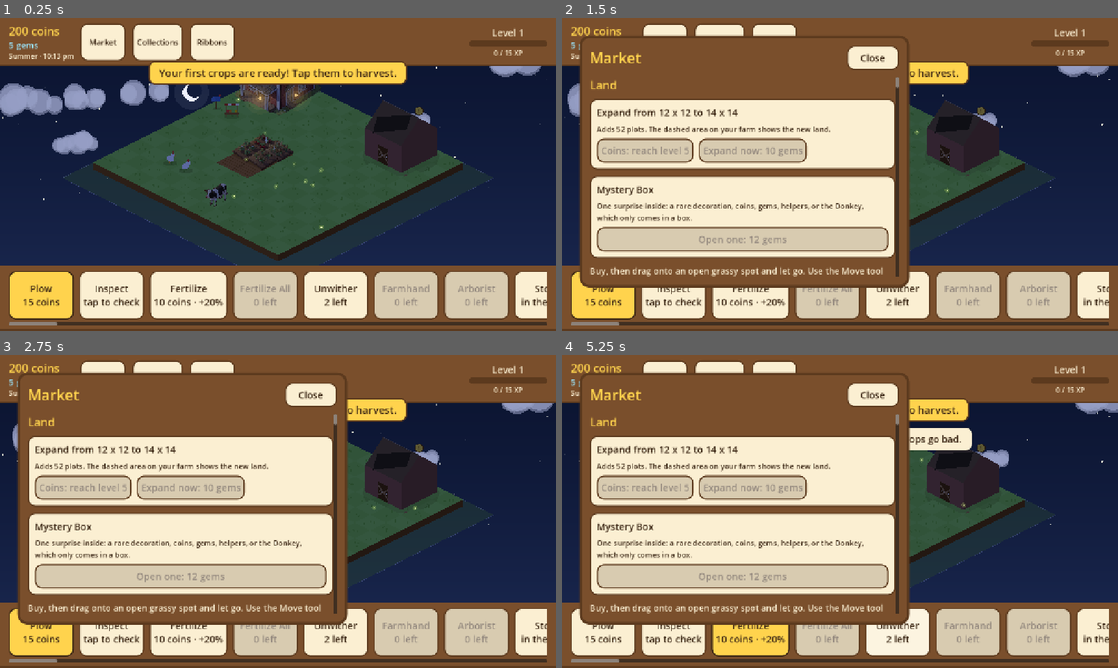
Above: before the commit, frames 1-4 (two rows, left to right).
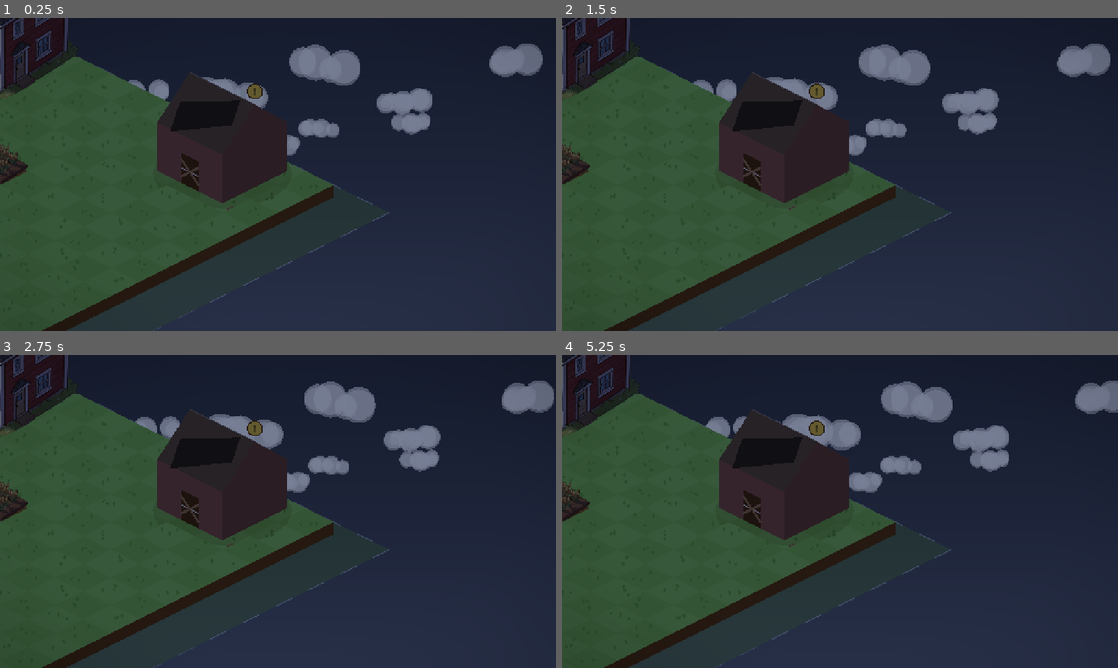
Above: after the commit, the same moments.

Repository: aniket-patra-1998/farm-game
Game: Godot game, scene res://scenes/main.tscn
The game is run twice, just before and just after one commit, with the same random seed, the same clock (stepped at 60 frames per second) and the same inputs.
Inputs (mouse positions are in pixels of both pictures, inside the frame that each line leads up to):
- Up to frame 1 (0.25 s): no input
- Up to frame 2 (1.5 s): click (667, 43) at 0.5 s, where only the run before the commit has a clickable "Market"; click (717, 43) at 1.25 s, where only the run before the commit has a clickable "Collections"
- Up to frame 3 (2.75 s): click (211, 380) at 2 s, where only the run before the commit has a clickable "Ribbons"
- Up to frame 4 (5.25 s): click (600, 633) at 2.75 s, where only the run before the commit has a clickable "Plow 15 coins"; click (673, 633) at 3.5 s, where only the run before the commit has a clickable "Inspect tap to check"; click (751, 633) at 4.25 s, where only the run before the commit has a clickable "Fertilize 10 coins · +20%"; click (895, 633) at 5 s, where only the run before the commit has a clickable "Unwither 2 left"

The runs differ from the first frame. In frame 1, 74% of the frame differs, in the area x 0-100%, y 0-100%; in frame 2, 81%; in frame 3, 81%; in frame 4, 82%.
Error after the commit: Parse Error: Cannot infer the type of "a" variable because the value doesn't have a set type. (res://scripts/weather_layer.gd:82)

Commit message:
Weather and lighting: rain, storm with lightning, fog, snow, cloud cover and drifting cloud shadows; colour grade (richer days, cool nights, warm low sun, fog haze); lit windows, lamps and fires at night and in storms
Weather is looks-only (FarmVille had none): one state per 3-hour block from the date, seasonal odds,
fading in and out. Screenshots for each time of day and weather.

Co-Authored-By: Claude Opus 5.5 <noreply@anthropic.com>
Claude-Session: https://claude.ai/code/session_014fNSr1566M9NhC2mwnPott

Diff:
--- a/autoload/game.gd
+++ b/autoload/game.gd
@@ -172,6 +172,7 @@
 var fertilizer_bags := 0           # free fertilizer, used before coins
 var egg_data := {}                 # data/mystery_eggs.json
 var box_data := {}                 # data/mystery_box.json
+var weather_override := ""         # force a weather state (screenshots, testing); "" = the real weather
 var bushels := {}                  # crop id -> bushels held, for crafting
 var goods := {}                    # recipe id -> crafted goods held
 var crafted := {}                  # recipe id -> lifetime crafts (recipe mastery)
@@ -2121,6 +2122,13 @@
 	objects_changed.emit()
 	plot_changed.emit(-1)
 	queue_save()
+
+
+# ---------------------------------------------------------------- weather
+
+## The weather right now (see Weather.current): looks only, FarmVille had none.
+func weather() -> Dictionary:
+	return Weather.current(now(), DayCycle.SEASON, DayCycle.local_hour(now(), DayCycle.device_bias_minutes()), weather_override)
 
 
 # ---------------------------------------------------------------- crafting (FarmVille's Bakery, Winery and Spa)
--- /dev/null
+++ b/scripts/cloud_shadows.gd
@@ -0,0 +1,42 @@
+class_name CloudShadows
+extends Node2D
+## Soft shadows of passing clouds drifting across the farm, drawn over the objects. Strongest on a
+## partly cloudy day with the sun out; gone when it's clear, overcast or night.
+
+const COUNT := 6
+
+var grid: FarmGrid
+var strength := 0.0  # set by main
+var _clouds: Array = [] # {u, v, r, speed}
+
+
+func _ready() -> void:
+	var rng := RandomNumberGenerator.new()
+	rng.seed = 311
+	for k in COUNT:
+		_clouds.append({"u": rng.randf(), "v": rng.randf(), "r": rng.randf_range(2.0, 4.0), "speed": rng.randf_range(0.006, 0.012)})
+
+
+func _process(delta: float) -> void:
+	for c in _clouds:
+		c["u"] = float(c["u"]) + float(c["speed"]) * delta
+		if float(c["u"]) > 1.3:
+			c["u"] = -0.3
+	if strength > 0.01:
+		queue_redraw()
+	elif visible:
+		queue_redraw()
+
+
+func _draw() -> void:
+	if strength <= 0.01 or grid == null:
+		return
+	var n := float(Game.farm_size)
+	for c in _clouds:
+		var center := grid.top_of_f(float(c["v"]) * n, float(c["u"]) * n)
+		var r: float = float(c["r"]) * 64.0
+		for ring in 5:
+			var k := 1.0 - ring * 0.18
+			draw_set_transform(center, 0.0, Vector2(1.0, 0.5))
+			draw_circle(Vector2.ZERO, r * k, Color(0.05, 0.08, 0.2, strength * 0.07))
+		draw_set_transform(Vector2.ZERO, 0.0, Vector2.ONE)
--- a/scripts/day_cycle.gd
+++ b/scripts/day_cycle.gd
@@ -10,16 +10,16 @@
 ## Colour keyframes through the day: hour -> sky top, sky horizon, light on the farm.
 ## The last entry repeats the first so midnight wraps smoothly.
 const KEYS := [
-	[0.0,   "#0b1430", "#1d2b55", "#5d6aa6"],
-	[4.5,   "#141f48", "#3a3f6e", "#6a7299"],
+	[0.0,   "#0b1430", "#1d2b55", "#6b78b4"],
+	[4.5,   "#141f48", "#3a3f6e", "#7680aa"],
 	[5.5,   "#4a6fb0", "#f6a96b", "#e2b08f"],
 	[7.0,   "#5fb1e8", "#cfe9f5", "#f4ecdb"],
 	[12.0,  "#3fa6ea", "#bfe6fa", "#ffffff"],
 	[16.5,  "#4aa3df", "#f3e2b0", "#fff3dc"],
 	[18.75, "#5c5fa8", "#ff9a5c", "#eba27c"],
 	[19.75, "#26305e", "#7a5a8a", "#8d84b2"],
-	[21.0,  "#0b1430", "#1d2b55", "#5d6aa6"],
-	[24.0,  "#0b1430", "#1d2b55", "#5d6aa6"],
+	[21.0,  "#0b1430", "#1d2b55", "#6b78b4"],
+	[24.0,  "#0b1430", "#1d2b55", "#6b78b4"],
 ]
 
 
--- a/scripts/hud.gd
+++ b/scripts/hud.gd
@@ -452,7 +452,7 @@
 
 func _refresh_clock() -> void:
 	var hour := DayCycle.local_hour(Game.now(), DayCycle.device_bias_minutes())
-	_clock_label.text = "%s · %s" % [DayCycle.SEASON, DayCycle.clock_text(hour)]
+	_clock_label.text = "%s · %s · %s" % [DayCycle.SEASON, Game.weather()["name"], DayCycle.clock_text(hour)]
 
 
 func _refresh_seed_buttons() -> void:
--- a/scripts/main.gd
+++ b/scripts/main.gd
@@ -14,6 +14,9 @@
 var sky: SkyLayer
 var light: CanvasModulate  # tints the whole farm for the time of day
 var night: NightGlow
+var shadows: CloudShadows
+var grade: ColorRect       # colour grade over the farm and sky
+var weather_fx: WeatherLayer
 
 var _base_zoom := 1.0       # zoom that shows the whole farm; also the furthest out
 var _touches := {}          # finger index -> screen position
@@ -30,6 +33,24 @@
 
 	grid = FarmGrid.new()
 	add_child(grid)
+
+	shadows = CloudShadows.new()
+	shadows.grid = grid
+	add_child(shadows)
+
+	var grade_layer := CanvasLayer.new()
+	grade_layer.layer = 1
+	add_child(grade_layer)
+	grade = ColorRect.new()
+	grade.set_anchors_preset(Control.PRESET_FULL_RECT)
+	grade.mouse_filter = Control.MOUSE_FILTER_IGNORE
+	var mat := ShaderMaterial.new()
+	mat.shader = load("res://shaders/grade.gdshader")
+	grade.material = mat
+	grade_layer.add_child(grade)
+
+	weather_fx = WeatherLayer.new()
+	add_child(weather_fx)
 
 	night = NightGlow.new()
 	night.grid = grid
@@ -72,9 +93,32 @@
 # ---------------------------------------------------------------- time of day
 
 func _process(_delta: float) -> void:
-	var look := DayCycle.sample(sky.hour)
-	light.color = look["light"]
-	night.dark = look["dark"]
+	var hour := sky.hour
+	var look := DayCycle.sample(hour)
+	var w := Game.weather()
+	var dark: float = look["dark"]
+	# Light on the farm: the time of day's colour, greyer and dimmer under cloud.
+	var l: Color = look["light"]
+	l = l.lerp(Color(l.v, l.v, l.v), float(w["desat"]) * 0.5).darkened(float(w["dim"]))
+	light.color = l
+	sky.weather = w
+	weather_fx.look = w
+	# Windows light up at night and in a dark storm.
+	night.dark = maxf(dark, clampf(float(w["dim"]) * 1.6 - 0.2, 0.0, 0.7))
+	# Cloud shadows need the sun out and some cloud about.
+	var sun := DayCycle.sun_progress(hour)
+	var cover: float = w["cover"]
+	shadows.strength = 0.0 if sun < 0.0 else (1.0 - dark) * clampf(1.0 - absf(cover - 0.45) / 0.4, 0.0, 1.0)
+	# Colour grade: richer by day, cool and soft at night, warm low sun, fog haze.
+	var m := grade.material as ShaderMaterial
+	m.set_shader_parameter("saturation", lerpf(1.1, 0.8, dark) * (1.0 - float(w["desat"])))
+	m.set_shader_parameter("contrast", lerpf(1.05, 0.95, dark))
+	m.set_shader_parameter("lift", Vector3(0.02, 0.035, 0.08) * dark)
+	var low := 0.0 if sun < 0.0 else pow(1.0 - sin(sun * PI), 3.0)  # 1 right at sunrise and sunset
+	m.set_shader_parameter("warm", Color(1.0, 0.62, 0.32, 0.45 * low * (1.0 - cover)))
+	m.set_shader_parameter("warm_from", Vector2(0.0 if sun < 0.5 else 1.0, 0.3))
+	m.set_shader_parameter("haze", Color(0.84, 0.87, 0.9, float(w["fog"]) * 0.75).lerp(Color(0.25, 0.3, 0.42, float(w["fog"]) * 0.6), dark))
+	m.set_shader_parameter("vignette", lerpf(0.18, 0.4, dark))
 
 
 # ---------------------------------------------------------------- zoom and move
--- a/scripts/night_glow.gd
+++ b/scripts/night_glow.gd
@@ -5,6 +5,18 @@
 ## doesn't dim them) but moves with the camera like the farm does.
 
 const FIREFLIES := 26
+## Light spots per object id: [along the front 0..1, height px, size].
+const LIGHTS := {
+	"farmhouse": [[0.25, 16, 1.0], [0.75, 30, 1.0]],
+	"log_cabin": [[0.7, 22, 0.9]],
+	"lamp_post": [[0.5, 46, 0.9]],
+	"bonfire": [[0.5, 8, 1.3]],
+	"bakery": [[0.3, 24, 1.0], [0.72, 34, 0.9]],
+	"winery": [[0.3, 22, 1.0]],
+	"spa": [[0.3, 24, 1.0], [0.75, 30, 0.8]],
+	"garage": [[0.7, 30, 0.8]],
+	"gazebo": [[0.5, 40, 0.7]],
+}
 
 var grid: FarmGrid
 var dark := 0.0
@@ -35,9 +47,11 @@
 	if dark <= 0.01 or grid == null:
 		return
 	var t := Time.get_ticks_msec() / 1000.0
-	# Warm light spilling from the farmhouse door and window.
+	# Warm light from windows, lamps and fires. Each spot: [where along the front (0 = left corner,
+	# 1 = right corner), height above the ground in px, size].
 	for o in Game.objects:
-		if o["id"] != "farmhouse":
+		var spots: Array = LIGHTS.get(o["id"], [])
+		if spots.is_empty():
 			continue
 		var fp := Game.footprint(o["id"])
 		var g := grid.corners_of(int(o["row"]), int(o["col"]), fp.x, fp.y)
@@ -45,13 +59,16 @@
 		var left := c.lerp(g[3], 0.78)
 		var right := c.lerp(g[1], 0.78)
 		var bottom := c.lerp(g[2], 0.78)
-		var door := left.lerp(bottom, 0.5) + Vector2(0, -16)
-		var window := bottom.lerp(right, 0.5) + Vector2(0, -30)
-		var flicker := 0.9 + 0.1 * sin(t * 3.1)
-		for spot in [door, window]:
+		var flicker := 0.9 + 0.1 * sin(t * 3.1 + float(o["uid"]))
+		for spot in spots:
+			var along: float = spot[0]
+			var at := (left.lerp(bottom, along * 2.0) if along <= 0.5 else bottom.lerp(right, along * 2.0 - 1.0)) + Vector2(0, -float(spot[1]))
+			var sz: float = spot[2]
+			var col: Color = Color(1.0, 0.55, 0.2) if o["id"] == "bonfire" else Color(1.0, 0.78, 0.4)
+			var fl := flicker if o["id"] != "bonfire" else 0.75 + 0.25 * sin(t * 9.0 + float(o["uid"]))
 			for r in 4:
-				_canvas.draw_circle(spot, 18.0 + r * 16.0, Color(1.0, 0.78, 0.4, dark * flicker * (0.16 - r * 0.035)))
-			_canvas.draw_circle(spot, 7.0, Color(1.0, 0.86, 0.55, dark * flicker * 0.9))
+				_canvas.draw_circle(at, (18.0 + r * 16.0) * sz, Color(col.r, col.g, col.b, dark * fl * (0.16 - r * 0.035)))
+			_canvas.draw_circle(at, 7.0 * sz, Color(1.0, 0.86, 0.55, dark * fl * 0.9))
 
 	# Fireflies wander slowly over the farm and blink.
 	var size := Game.farm_size
--- a/scripts/sky.gd
+++ b/scripts/sky.gd
@@ -4,10 +4,11 @@
 ## the sun and moon on their arcs, stars at night and drifting clouds.
 ## Drawn in screen space, so it stays put while the camera zooms and pans.
 
-const CLOUD_COUNT := 7
+const CLOUD_COUNT := 18  # all of them show when it's overcast; a few on a clear day
 const STAR_COUNT := 70
 
 var hour := 12.0
+var weather := {}  # from Weather.current, set by main
 var _canvas: Node2D
 var _clouds: Array = []   # {x, y, scale, speed, puffs:[Vector3(dx, dy, r)]}
 var _stars: Array = []    # Vector3(x 0..1, y 0..1, phase)
@@ -48,6 +49,12 @@
 	var dark: float = look["dark"]
 	var top: Color = look["top"]
 	var horizon: Color = look["horizon"]
+	var cover := float(weather.get("cover", 0.1))
+	var dim := float(weather.get("dim", 0.0))
+	# Cloud cover greys the sky; a storm darkens it.
+	var grey := Color("#9aa4b2").lerp(Color("#232836"), dark)
+	top = top.lerp(grey.darkened(dim), cover * 0.75)
+	horizon = horizon.lerp(grey.lightened(0.1).darkened(dim), cover * 0.7)
 
 	# Gradient: a few bands blended top to horizon (cheap and smooth enough at phone sizes).
 	var bands := 24
@@ -61,7 +68,7 @@
 			PackedColorArray([c0, c0, c1, c1]))
 
 	# Stars fade in after dusk and twinkle.
-	if dark > 0.05:
+	if dark > 0.05 and cover < 0.7:
 		var now_s := Time.get_ticks_msec() / 1000.0
 		for s in _stars:
 			var tw := 0.55 + 0.45 * sin(now_s * 1.7 + s.z)
@@ -76,21 +83,23 @@
 		var pos := Vector2(lerpf(size.x * 0.06, size.x * 0.94, sun_p), horizon_y - sin(sun_p * PI) * arc_h)
 		var low := 1.0 - sin(sun_p * PI) # 1 near the horizon
 		var core := Color("#fff6c8").lerp(Color("#ffb066"), low * 0.8)
+		core.a = clampf(1.2 - cover * 1.3, 0.0, 1.0)  # hidden behind thick cloud
 		for g in 4:
-			_canvas.draw_circle(pos, 34.0 + g * 18.0, Color(core.r, core.g, core.b, 0.10 - g * 0.02))
+			_canvas.draw_circle(pos, 34.0 + g * 18.0, Color(core.r, core.g, core.b, (0.10 - g * 0.02) * core.a))
 		_canvas.draw_circle(pos, 26.0, core)
 	var moon_p := DayCycle.moon_progress(hour)
-	if moon_p >= 0.0:
+	if moon_p >= 0.0 and cover < 0.75:
 		var mpos := Vector2(lerpf(size.x * 0.06, size.x * 0.94, moon_p), horizon_y - sin(moon_p * PI) * arc_h * 0.9)
 		_canvas.draw_circle(mpos, 40.0, Color(0.85, 0.9, 1.0, 0.08))
 		_canvas.draw_circle(mpos, 20.0, Color("#eef1ff"))
 		_canvas.draw_circle(mpos + Vector2(7, -5), 17.0, top.lerp(horizon, 0.3)) # crescent shadow
 
 	# Clouds take the light's colour: white by day, peach at sunset, slate at night.
-	var cloud_col := Color(1, 1, 1).lerp(look["light"], 0.65)
+	var cloud_col := Color(1, 1, 1).lerp(look["light"], 0.65).lerp(Color("#7d8796"), cover * 0.6).darkened(dim * 1.2)
 	cloud_col.a = 0.92 - 0.25 * dark
 	var shade := cloud_col.darkened(0.12)
-	for c in _clouds:
+	var shown := int(round(lerpf(5.0, float(CLOUD_COUNT), clampf(cover, 0.0, 1.0))))
+	for c in _clouds.slice(0, shown):
 		var base := Vector2(float(c["x"]) * size.x, float(c["y"]) * size.y)
 		var sc: float = c["scale"]
 		for puff in c["puffs"]:
--- /dev/null
+++ b/scripts/weather.gd
@@ -0,0 +1,69 @@
+class_name Weather
+extends RefCounted
+## The weather: one state per 3-hour block, picked from the date so it's the same every time you look,
+## easing in and out at the edges of each block. Pure functions, so they're easy to test.
+## Looks only for now (FarmVille had no weather); gameplay effects can hang off state() later.
+
+const BLOCK := 10800          # seconds per weather block (3 hours)
+const EASE := 1200            # seconds to fade between blocks (20 minutes)
+const STATES := ["clear", "partly_cloudy", "cloudy", "rain", "storm", "fog", "snow"]
+const NAMES := {"clear": "Sunny", "partly_cloudy": "Partly cloudy", "cloudy": "Cloudy", "rain": "Rain",
+	"storm": "Storm", "fog": "Fog", "snow": "Snow"}
+## How often each state comes up, by season. Fog only in the early morning, snow only in winter.
+const ODDS := {
+	"Summer": {"clear": 46, "partly_cloudy": 26, "cloudy": 11, "rain": 9, "storm": 3, "fog": 5},
+	"Spring": {"clear": 34, "partly_cloudy": 26, "cloudy": 14, "rain": 16, "storm": 4, "fog": 6},
+	"Autumn": {"clear": 30, "partly_cloudy": 24, "cloudy": 18, "rain": 16, "storm": 3, "fog": 9},
+	"Winter": {"clear": 28, "partly_cloudy": 20, "cloudy": 20, "rain": 4, "fog": 8, "snow": 20},
+}
+## What each state does to the picture, at full strength.
+const LOOKS := {
+	"clear":         {"cover": 0.10, "dim": 0.00, "desat": 0.00, "rain": 0.0, "snow": 0.0, "fog": 0.0, "lightning": 0.0},
+	"partly_cloudy": {"cover": 0.40, "dim": 0.04, "desat": 0.05, "rain": 0.0, "snow": 0.0, "fog": 0.0, "lightning": 0.0},
+	"cloudy":        {"cover": 0.80, "dim": 0.14, "desat": 0.22, "rain": 0.0, "snow": 0.0, "fog": 0.0, "lightning": 0.0},
+	"rain":          {"cover": 0.95, "dim": 0.22, "desat": 0.30, "rain": 0.7, "snow": 0.0, "fog": 0.10, "lightning": 0.0},
+	"storm":         {"cover": 1.00, "dim": 0.38, "desat": 0.40, "rain": 1.0, "snow": 0.0, "fog": 0.15, "lightning": 1.0},
+	"fog":           {"cover": 0.60, "dim": 0.08, "desat": 0.30, "rain": 0.0, "snow": 0.0, "fog": 0.75, "lightning": 0.0},
+	"snow":          {"cover": 0.85, "dim": 0.06, "desat": 0.25, "rain": 0.0, "snow": 0.8, "fog": 0.15, "lightning": 0.0},
+}
+
+
+## The state for the block holding this time (hour = local hour, for the fog rule).
+static func state_at(unix_time: int, season: String, hour: float) -> String:
+	var block := int(floor(unix_time / float(BLOCK)))
+	var rng := RandomNumberGenerator.new()
+	rng.seed = hash("weather-%d" % block)
+	var odds: Dictionary = ODDS.get(season, ODDS["Summer"])
+	var total := 0
+	for s in odds:
+		total += int(odds[s])
+	var roll := rng.randi_range(1, total)
+	var pick := "clear"
+	for s in odds:
+		roll -= int(odds[s])
+		if roll <= 0:
+			pick = s
+			break
+	var block_hour := fposmod(hour - (unix_time % BLOCK) / 3600.0, 24.0) # local hour when the block began
+	if pick == "fog" and not (block_hour >= 3.0 and block_hour < 9.0):
+		pick = "partly_cloudy"
+	return pick
+
+
+## 0 to 1: how far the block's weather has faded in (it eases in and out over EASE seconds).
+static func strength_at(unix_time: int) -> float:
+	var into := unix_time % BLOCK
+	return clampf(minf(into, BLOCK - into) / float(EASE), 0.0, 1.0)
+
+
+## The look right now: the block's look blended from clear by its strength.
+## {state, name, cover, dim, desat, rain, snow, fog, lightning}
+static func current(unix_time: int, season: String, hour: float, override := "") -> Dictionary:
+	var state := override if override != "" else state_at(unix_time, season, hour)
+	var s := 1.0 if override != "" else strength_at(unix_time)
+	var base: Dictionary = LOOKS["clear"]
+	var full: Dictionary = LOOKS[state]
+	var out := {"state": state, "name": NAMES[state]}
+	for k in base:
+		out[k] = lerpf(float(base[k]), float(full[k]), s)
+	return out
--- /dev/null
+++ b/scripts/weather_layer.gd
@@ -0,0 +1,92 @@
+class_name WeatherLayer
+extends CanvasLayer
+## Weather drawn over the farm in screen space: rain streaks and splashes, snowflakes and
+## lightning flashes. Main sets `look` (from Weather.current) every frame.
+
+const MAX_DROPS := 320
+const MAX_FLAKES := 180
+
+var look := {}
+var _canvas: Node2D
+var _drops: Array = []   # Vector3(x 0..1, y 0..1, speed)
+var _flakes: Array = []  # Vector4(x, y, speed, phase)
+var _splashes: Array = [] # Vector3(x, y, age)
+var _flash := 0.0
+var _next_flash := 4.0
+var _rng := RandomNumberGenerator.new()
+
+
+func _ready() -> void:
+	layer = 1
+	_canvas = Node2D.new()
+	_canvas.draw.connect(_draw_weather)
+	add_child(_canvas)
+	_rng.seed = 99
+	for k in MAX_DROPS:
+		_drops.append(Vector3(_rng.randf(), _rng.randf(), _rng.randf_range(0.9, 1.4)))
+	for k in MAX_FLAKES:
+		_flakes.append(Vector4(_rng.randf(), _rng.randf(), _rng.randf_range(0.6, 1.2), _rng.randf() * TAU))
+
+
+func _process(delta: float) -> void:
+	var rain := float(look.get("rain", 0.0))
+	var snow := float(look.get("snow", 0.0))
+	var lightning := float(look.get("lightning", 0.0))
+	for k in _drops.size():
+		var d: Vector3 = _drops[k]
+		d.y += delta * 1.6 * d.z
+		d.x -= delta * 0.18 * d.z
+		if d.y > 1.0:
+			if rain > 0.0 and _rng.randf() < 0.35:
+				_splashes.append(Vector3(d.x, _rng.randf_range(0.3, 0.98), 0.0))
+			d = Vector3(_rng.randf() * 1.2, -0.05, d.z)
+		_drops[k] = d
+	for k in _flakes.size():
+		var f: Vector4 = _flakes[k]
+		f.y += delta * 0.09 * f.z
+		f.x += delta * 0.02 * sin(f.y * 9.0 + f.w)
+		if f.y > 1.02:
+			f = Vector4(_rng.randf(), -0.02, f.z, f.w)
+		_flakes[k] = f
+	var kept: Array = []
+	for s in _splashes:
+		s.z += delta
+		if s.z < 0.25:
+			kept.append(s)
+	_splashes = kept.slice(-120)
+	_flash = maxf(0.0, _flash - delta * 2.8)
+	if lightning > 0.0:
+		_next_flash -= delta
+		if _next_flash <= 0.0:
+			_flash = 1.0
+			_next_flash = _rng.randf_range(5.0, 13.0)
+	if rain > 0.0 or snow > 0.0 or _flash > 0.0 or not _splashes.is_empty():
+		_canvas.queue_redraw()
+	elif _canvas.visible:
+		_canvas.queue_redraw()
+
+
+func _draw_weather() -> void:
+	var size := get_viewport().get_visible_rect().size
+	var rain := float(look.get("rain", 0.0))
+	var snow := float(look.get("snow", 0.0))
+	if rain > 0.01:
+		var n := int(MAX_DROPS * rain)
+		var col := Color(0.82, 0.88, 0.98, 0.32 + 0.2 * rain)
+		var streak := Vector2(-0.18, 1.6).normalized() * (14.0 + 10.0 * rain)
+		for k in n:
+			var d: Vector3 = _drops[k]
+			var p := Vector2(d.x * size.x, d.y * size.y)
+			_canvas.draw_line(p, p + streak * d.z, col, 1.4)
+		for s in _splashes:
+			var a := (1.0 - s.z / 0.25) * 0.5 * rain
+			var p := Vector2(s.x * size.x, s.y * size.y)
+			_canvas.draw_arc(p, 3.0 + s.z * 22.0, PI, TAU, 8, Color(0.85, 0.9, 1.0, a), 1.2)
+	if snow > 0.01:
+		var n := int(MAX_FLAKES * snow)
+		for k in n:
+			var f: Vector4 = _flakes[k]
+			var p := Vector2(f.x * size.x, f.y * size.y)
+			_canvas.draw_circle(p, 1.6 + 1.6 * f.z, Color(1, 1, 1, 0.85))
+	if _flash > 0.0:
+		_canvas.draw_rect(Rect2(Vector2.ZERO, size), Color(0.92, 0.95, 1.0, 0.55 * _flash * _flash))
--- /dev/null
+++ b/shaders/grade.gdshader
@@ -0,0 +1,27 @@
+shader_type canvas_item;
+// Colour grade over the farm and sky (the HUD sits above it): saturation and contrast for the
+// painterly art, cool lifted shadows at night, a warm wash from the sun at golden hour,
+// fog haze that thickens toward the far (top) side, and a soft vignette.
+
+uniform sampler2D screen_tex : hint_screen_texture, filter_linear;
+uniform float saturation = 1.0;
+uniform float contrast = 1.0;
+uniform vec3 lift = vec3(0.0);
+uniform vec4 warm = vec4(1.0, 0.62, 0.32, 0.0); // rgb = colour, a = strength
+uniform vec2 warm_from = vec2(0.0, 0.3);        // screen position of the sun side
+uniform vec4 haze = vec4(0.86, 0.88, 0.9, 0.0); // rgb = fog colour, a = strength
+uniform float vignette = 0.2;
+
+void fragment() {
+	vec3 c = texture(screen_tex, SCREEN_UV).rgb;
+	float l = dot(c, vec3(0.299, 0.587, 0.114));
+	c = mix(vec3(l), c, saturation);
+	c = (c - 0.5) * contrast + 0.5;
+	c += lift * (1.0 - l);
+	float w = warm.a * (1.0 - clamp(distance(SCREEN_UV, warm_from) * 0.85, 0.0, 1.0));
+	c = mix(c, c * warm.rgb * 1.5, w);
+	c = mix(c, haze.rgb, haze.a * (1.0 - 0.55 * SCREEN_UV.y));
+	float d = distance(SCREEN_UV, vec2(0.5));
+	c *= 1.0 - vignette * smoothstep(0.38, 0.9, d);
+	COLOR = vec4(clamp(c, 0.0, 1.0), 1.0);
+}
--- a/tests/shots.gd
+++ b/tests/shots.gd
@@ -102,6 +102,40 @@
 	(_main.get("hud") as FarmHud).show_building(bakery_uid)
 	await _frames(6)
 	_shot(dir + "/crafting_panel.png")
+	(_main.get("hud") as FarmHud)._book.close_panel()
+	# Times of day and weather, on a farm of crops (using whatever finished art is in art/final).
+	Game.objects.clear()
+	var art_crops := ["strawberries", "raspberries", "blueberries", "cranberries", "blackberries", "elderberries", "wheat", "corn"]
+	var plots: Array[int] = []
+	for r in range(3, 13):
+		for c in range(3, 13):
+			var i := Game.index_of(r, c)
+			Game.plots[i] = {"state": "planted", "crop": art_crops[(r + c) % art_crops.size()], "planted_at": 0}
+			plots.append(i)
+	_put("farmhouse", 3, 14, 1, {})
+	_put("lamp_post", 8, 14, 1, {})
+	_put("bonfire", 10, 15, 1, {})
+	_put("bakery", 12, 14, 1, {}, {"slots": []})
+	_put("cow", 13, 4, 1, {})
+	_put("sheep", 13, 7, 1, {})
+	Game._rebuild_occupancy()
+	cam.zoom = Vector2(0.75, 0.75)
+	cam.position = grid.to_global(grid.center_of(Game.index_of(8, 10)))
+	for scene in [["noon_clear", 12.5, "clear"], ["partly_cloudy", 11.0, "partly_cloudy"], ["golden_hour", 18.3, "clear"],
+			["night", 22.0, "clear"], ["rain", 14.0, "rain"], ["storm", 16.0, "storm"], ["fog", 6.8, "fog"], ["snow", 13.0, "snow"]]:
+		var t := int(Time.get_unix_time_from_system())
+		Game.debug_time_offset = (int(float(scene[1]) * 3600) - t % 86400 + 86400) % 86400
+		Game.weather_override = scene[2]
+		for k in plots.size():
+			var crop: Dictionary = Game.crops[Game.plots[plots[k]]["crop"]]
+			var grow := int(crop["grow_seconds"])
+			var stage := [0.2, 0.6, 1.05, 3.0][k % 4] # planted, growing, ripe, withered
+			Game.plots[plots[k]]["planted_at"] = Game.now() - int(grow * stage) - (Game.ripe_window(crop) if stage > 2.0 else 0)
+		Game.objects_changed.emit()
+		Game.plot_changed.emit(-1)
+		await _frames(30)
+		_shot(dir + "/time_%s.png" % scene[0])
+	Game.weather_override = ""
 	print("Screenshots saved to " + dir)
 	get_tree().quit()
 
--- a/tests/test_runner.gd
+++ b/tests/test_runner.gd
@@ -2076,3 +2076,38 @@
 	g.bushels = {"rice": GameState.BUSHEL_CAP}
 	_eq(g.add_bushels("wheat", 1), 0, "no room past %d bushels" % GameState.BUSHEL_CAP)
 	_done(g)
+
+
+# ---------------------------------------------------------------- weather (looks only; FarmVille had none)
+
+func test_83_weather_is_steady_seasonal_and_eases_in() -> void:
+	var t0 := 1_800_000_000 - 1_800_000_000 % Weather.BLOCK
+	_eq(Weather.state_at(t0 + 100, "Summer", 12.0), Weather.state_at(t0 + 9000, "Summer", 14.5), "one weather per 3-hour block")
+	_eq(Weather.state_at(t0 + 100, "Summer", 12.0), Weather.state_at(t0 + 100, "Summer", 12.0), "the same every time you look")
+	var count := {}
+	for b in 2000:
+		var t := t0 + b * Weather.BLOCK
+		var hour := fposmod(12.0 + b * 3.0, 24.0)
+		var s := Weather.state_at(t, "Summer", hour)
+		count[s] = int(count.get(s, 0)) + 1
+		_check(Weather.STATES.has(s), "%s is a known state" % s)
+		if s == "fog":
+			_check(hour >= 3.0 and hour < 9.0, "fog only in the early morning (got it at %.0f:00)" % hour)
+	_check(not count.has("snow"), "no snow in summer")
+	_check(int(count.get("clear", 0)) > int(count.get("rain", 0)) * 3, "summer is mostly sunny (%s)" % str(count))
+	_check(count.has("rain") and count.has("storm"), "but it rains sometimes")
+	var winter_snow := 0
+	for b in 500:
+		if Weather.state_at(t0 + b * Weather.BLOCK, "Winter", 12.0) == "snow":
+			winter_snow += 1
+	_check(winter_snow > 50, "winter brings snow (%d of 500)" % winter_snow)
+	_eq(Weather.strength_at(t0), 0.0, "weather starts faded out at a block's edge")
+	_eq(Weather.strength_at(t0 + Weather.BLOCK / 2), 1.0, "and is full strength mid-block")
+	var storm := Weather.current(t0, "Summer", 12.0, "storm")
+	_eq(storm["state"], "storm", "an override forces the weather")
+	_eq(float(storm["rain"]), 1.0, "a storm rains hard")
+	_check(float(storm["lightning"]) > 0.0 and float(storm["dim"]) > 0.3, "with lightning, and dark")
+	var g := _farm()
+	g.weather_override = "fog"
+	_eq(g.weather()["name"], "Fog", "the game reports its weather")
+	_done(g)
